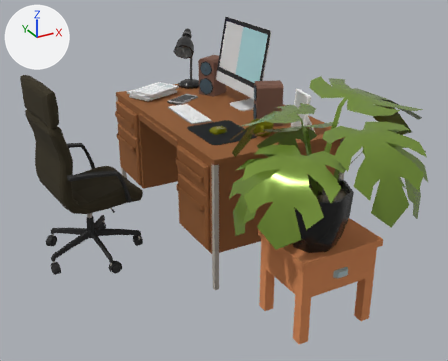
Renders of the glTF model public/models/desk.glb from each side of a commit.
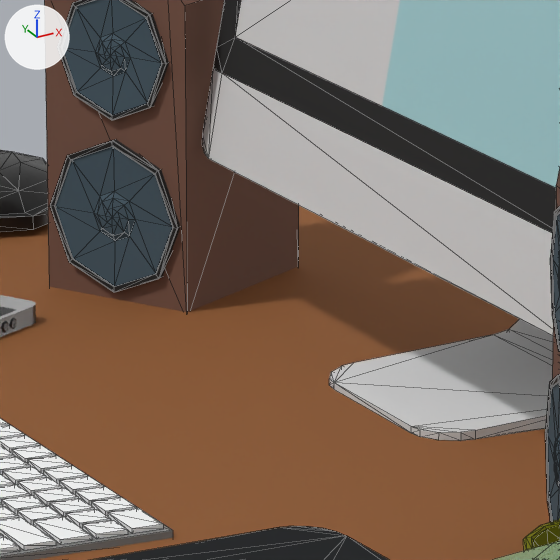
Each version is shown whole from a 50 mm lens placed at (-2.26, -3.41, 2.35), pointed at (-0.47, -0.15, 0.73), then close up on the part from 43% to 57% of the width and 17% to 34% of the height. Every picture has the same lights, and +X, +Y and +Z are marked at upper left. The close-ups show mesh edges as thin lines. Where no turn or scale is listed for an object, it has been applied to the vertices.

In view in the first close-up: 'Desk_Speakers_01_Cube', 'Desk_Speakers_01_Cube.001', 'Keyboard.001|group311988427|Dupli|1', 'Keyboard.001|group425587018|Dupli|', 'Keyboard.001|group475225180|Dupli|41', 'Keyboard.001|group790925258|Dupli|54', 'Light Desk.001', 'Monitor.001|iMac|Dupli|', 'Mousepad', 'Node.003', 'Phone', 'screen'.
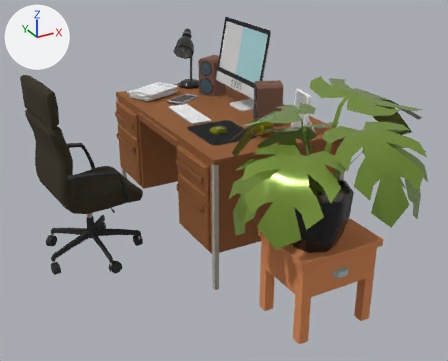
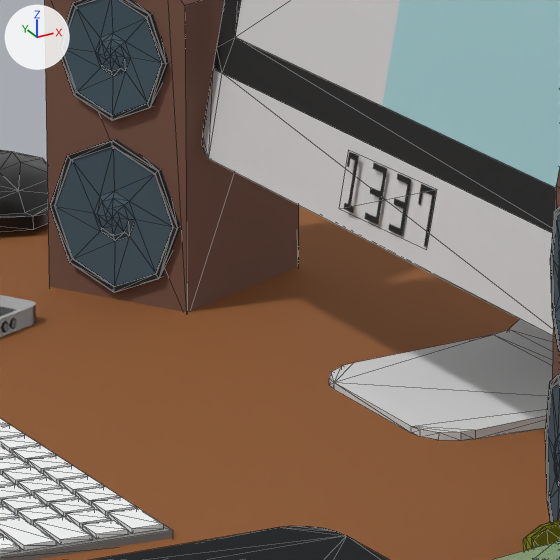
The change, as a list of edits to the scene's bpy script:
```text
Add img_1337:
    img_1337 = load_image('1337', '_unpacked/1337', 1860, 510, 'sRGB')
Add mat_1337:
    mat_1337 = principled_material('1337')
    mat_1337.texture = img_1337  # with its transparency
Add me_1337:
    me_1337.from_pydata(...)  # 4 vertices, 2 faces; spans x -0.0044..0.0044, y -0.0729..0.0729, z -0.0246..0.0246
    me_1337.materials.append(mat_1337)  # picture img_1337
Add ob_1337:
    ob_1337 = bpy.data.objects.new('1337', me_1337)
    ob_1337.location = (0.0293, 0.5716, 1.1319)
```

Where the change shows, as pixel boxes (x1, y1, x2, y2) in the close-ups (560 x 560 px):
'1337', added (black)
    after: (344, 151, 436, 248)
